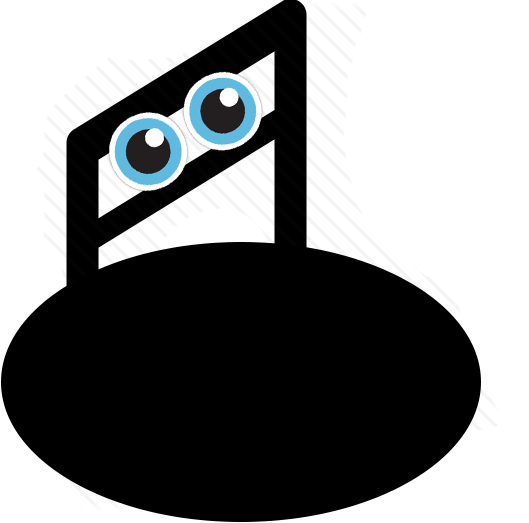
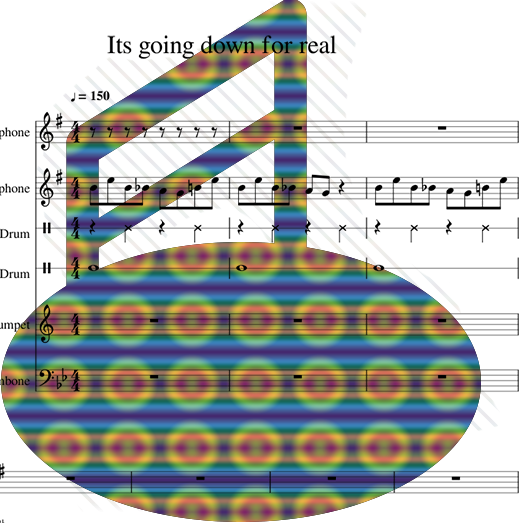
Comparing the layer stacks of the two (529, 523) images. Changes:
added layer "score_0" above "Dead" over (0, 35, 519, 523)
added group "Dead" with 2 layers above "Live" over (1, 0, 500, 522)
added layer "Ellipse 1" (1st of 2, in "Dead") in group "Dead" over (1, 242, 481, 522)
added layer "Layer 0" (1st of 2, in "Dead") in group "Dead" over (36, 0, 500, 512)
added group "Live" with 2 layers above "eyes" over (1, 0, 500, 522)
moved "Ellipse 1" (2nd of 2, in "Live") into group "Live" over (1, 242, 481, 522)
moved "Layer 0" (2nd of 2, in "Live") into group "Live" over (36, 0, 500, 512)
hid "eyes" over (106, 69, 265, 194)
